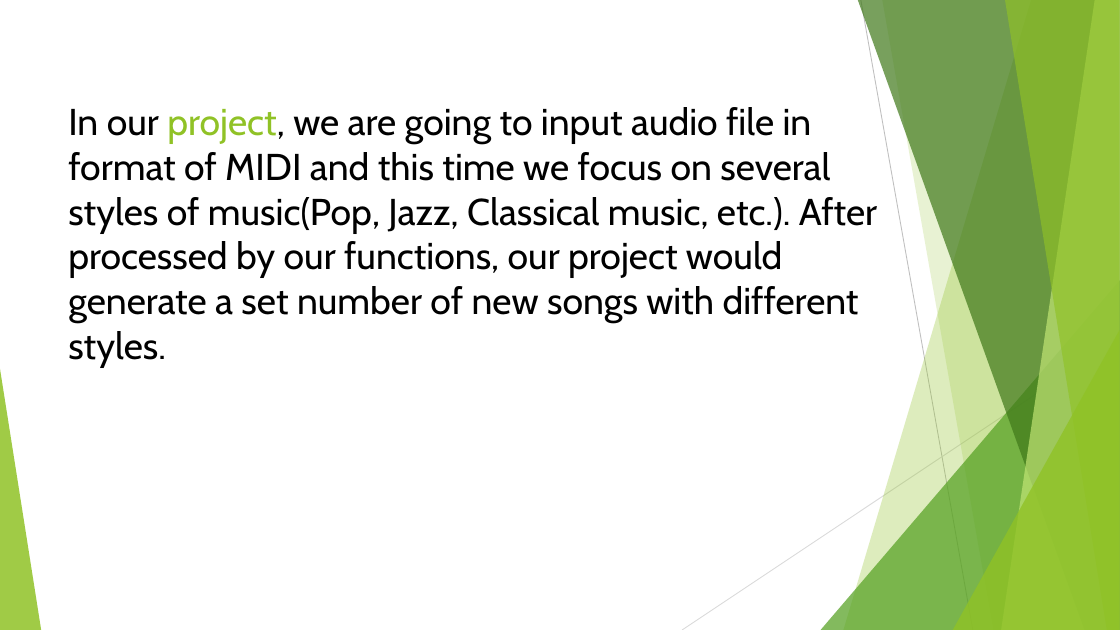
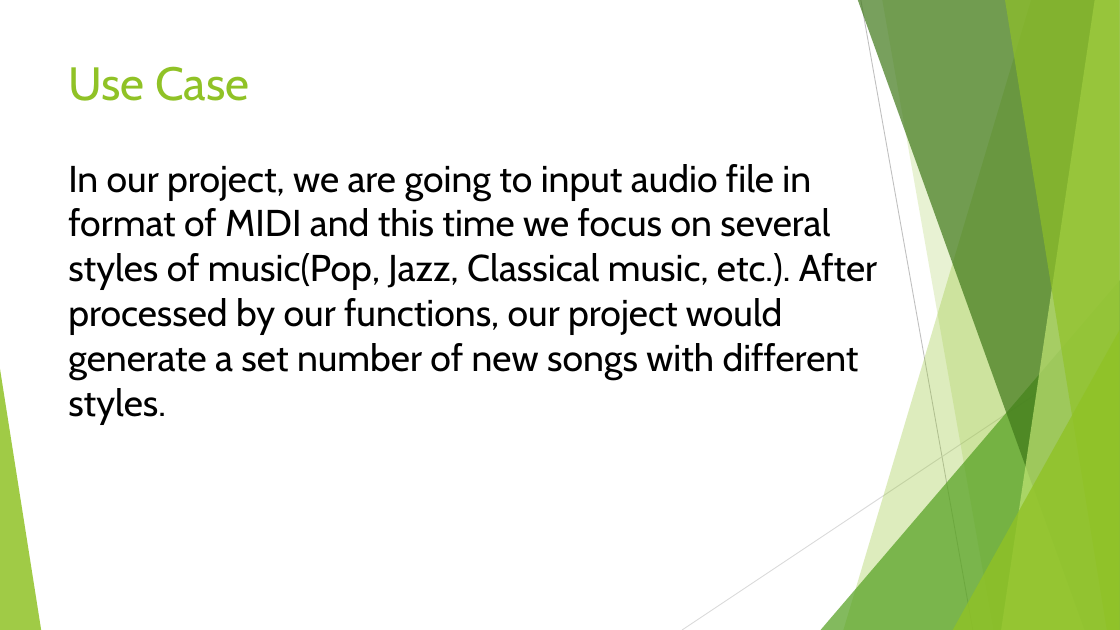
Before and after one commit to yingy4/Team4-Final-Project, a slide deck: slide 2 of smart music composer.pptx. Drawn at 1120x630 pixels with LibreOffice and Linux fonts; fonts in the diff are those of the drawing. Boxes give left, top, right and bottom in pixels: in the first picture for what was removed or moved away, otherwise in the second. Text is boxed around its words. In the diff, an @@ line names an element or a change of style, - is before the commit and + after.

Commit message:
update ppt

```diff
--- a/smart music composer.pptx
+++ b/smart music composer.pptx
@@ title at (x1=68, y1=66, x2=877, y2=424): text changed @@
-In our project, we are going to input audio file in format of MIDI and this time we focus on several styles of music(Pop, Jazz, Classical music, etc.). After processed by our functions, our project would generate a set number of new songs with different styles.
+Use Case
+In our project, we are going to input audio file in format of MIDI and this time we focus on several styles of music(Pop, Jazz, Classical music, etc.). After processed by our functions, our project would generate a set number of new songs with different styles.
```
